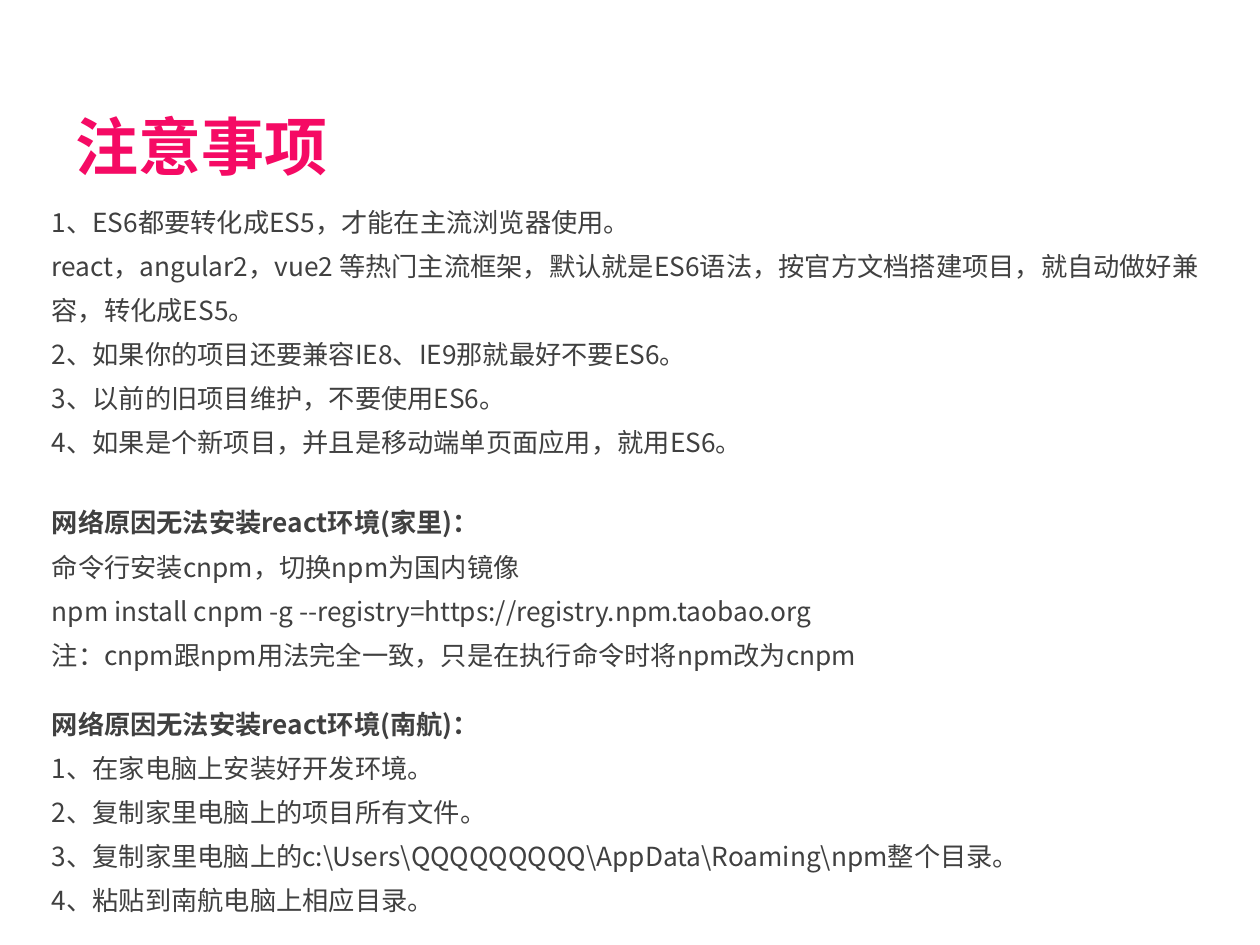
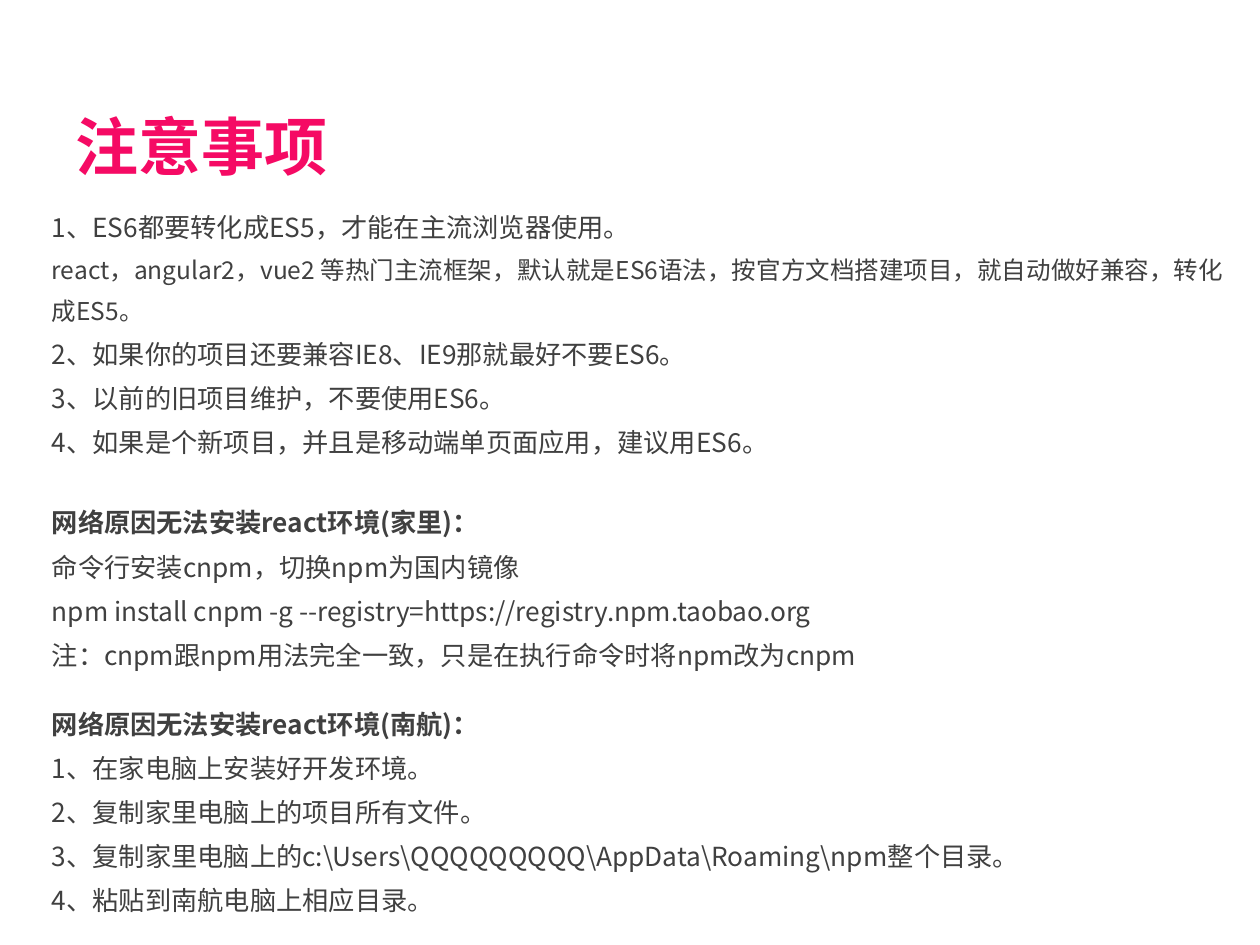
Before and after one commit to weianzi/ES6, a slide deck: slide 17 of ES6.pptx (slide 16 before the commit). Drawn at 1260x945 pixels with LibreOffice and Linux fonts; fonts in the diff are those of the drawing; background and template pictures are left out. Boxes give left, top, right and bottom in pixels: in the first picture for what was removed or moved away, otherwise in the second. Text is boxed around its words. In the diff, an @@ line names an element or a change of style, - is before the commit and + after.

```diff
--- a/ES6.pptx
+++ b/ES6.pptx
@@ text at (x1=52, y1=258, x2=1223, y2=322): size 15 to 14 pt in "react，angular2，vue2 等热门主流框架，默认就是ES6语法，按官方文档搭建项目，就自动做好兼容，转化成E ..." @@
@@ text at (x1=52, y1=430, x2=769, y2=455): text changed @@
-4、如果是个新项目，并且是移动端单页面应用，就用ES6。
+4、如果是个新项目，并且是移动端单页面应用，建议用ES6。
```
Also in this commit, not shown: 2 slides added, 2 other files.
